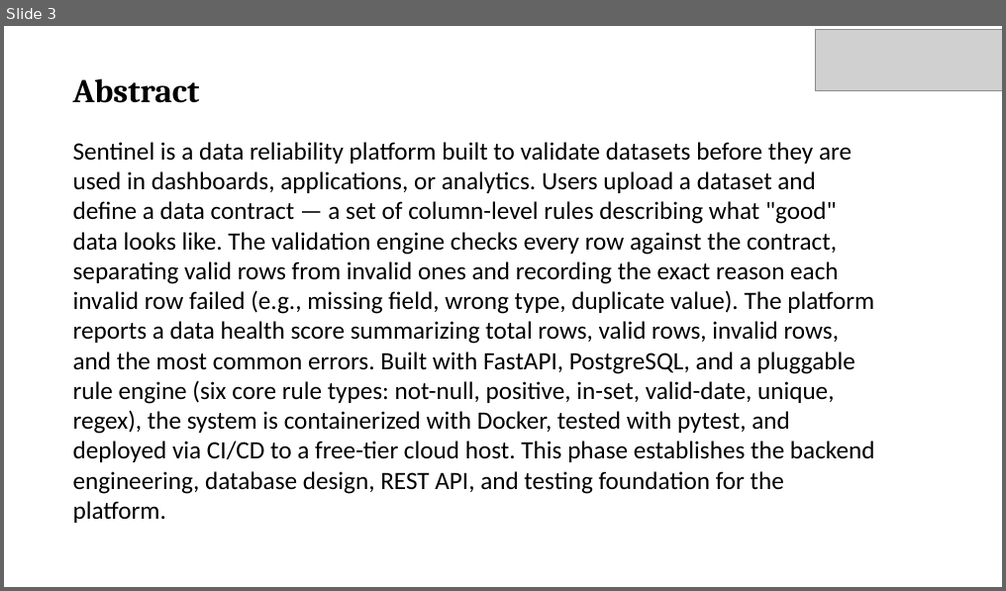
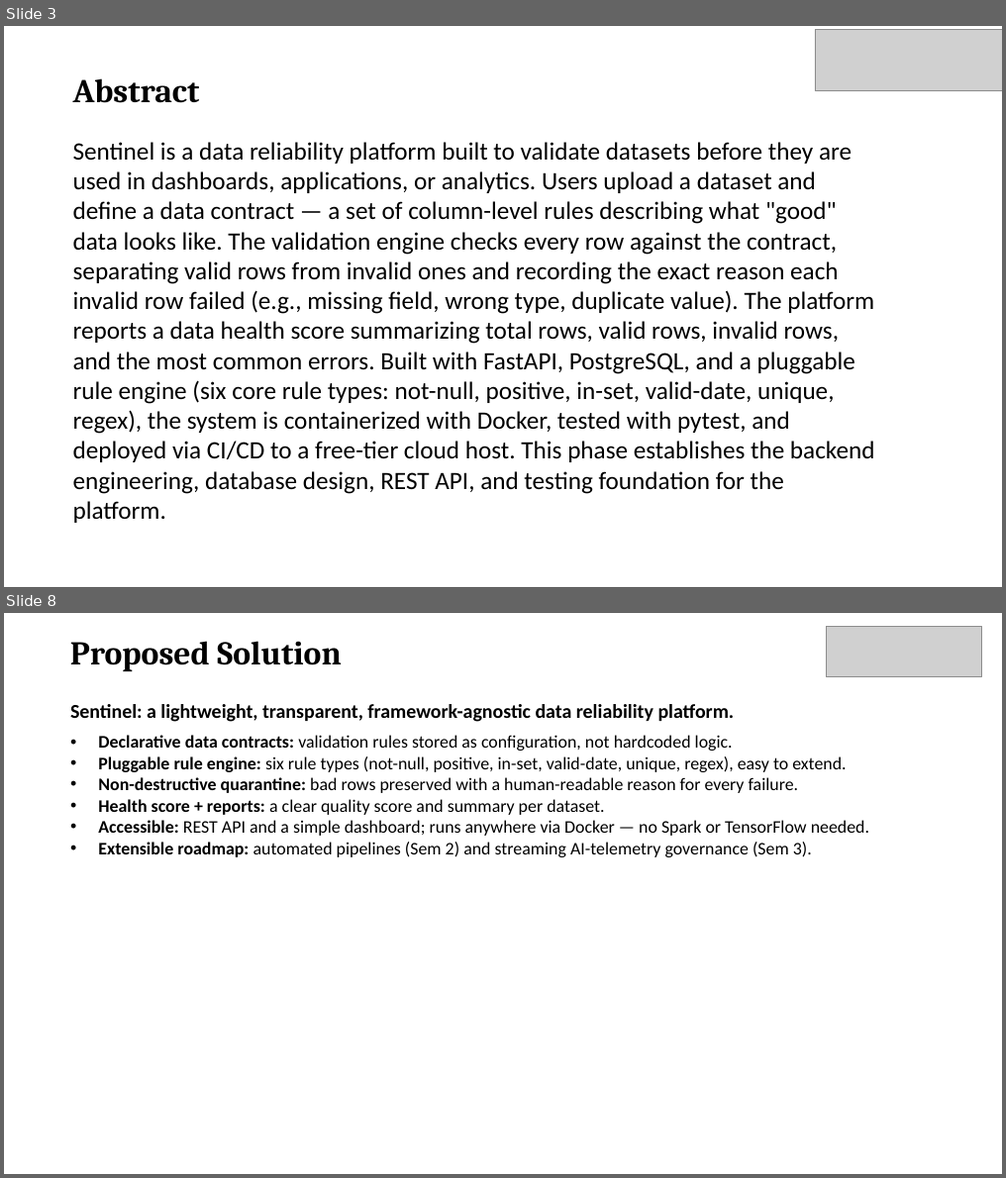
Before and after one commit to varshitha-ravuri006/Sentinel-Data-Reliability-Platform, a slide deck: Sentinel_Review.pptx. Shown one above the other, each under a label of ours: slide 3 before the commit, slides 3 and 8 after it; the slides between them are not shown. The pictures are 1006x591 and 1006x1178 pixels, drawn with LibreOffice and Linux fonts; fonts in the diff are those of the drawing; grey boxes stand for pictures. Boxes give left, top, right and bottom in pixels: in the first picture for what was removed or moved away, otherwise in the second. Text is boxed around its words. In the diff, an @@ line names an element or a change of style, - is before the commit and + after.

```diff
--- a/Sentinel_Review.pptx
+++ b/Sentinel_Review.pptx
@@ slide 8 added at (4, 613, 1002, 1174), background #FFFFFF @@
@@ text added at (70, 641, 342, 671), 32 pt, text #000000, bold @@
+Proposed Solution
@@ picture added at (826, 626, 982, 676) @@
@@ text added at (70, 704, 869, 858), 17 pt, text #000000 @@
+Sentinel: a lightweight, transparent, framework-agnostic data reliability platform.
+• Declarative data contracts: validation rules stored as configuration, not hardcoded logic.
+• Pluggable rule engine: six rule types (not-null, positive, in-set, valid-date, unique, regex), easy to extend.
+• Non-destructive quarantine: bad rows preserved with a human-readable reason for every failure.
+• Health score + reports: a clear quality score and summary per dataset.
+• Accessible: REST API and a simple dashboard; runs anywhere via Docker — no Spark or TensorFlow needed.
+• Extensible roadmap: automated pipelines (Sem 2) and streaming AI-telemetry governance (Sem 3).
```
Also in this commit, not shown: 13 other slides added, 10 other files.
